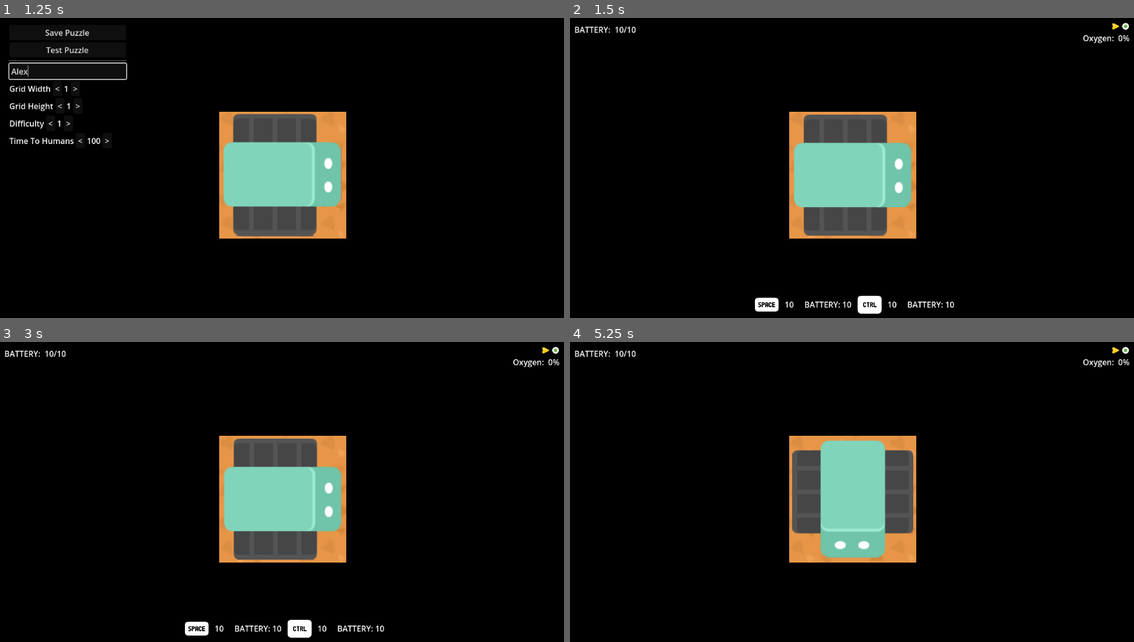
Above: before the commit, frames 1-4 (two rows, left to right).
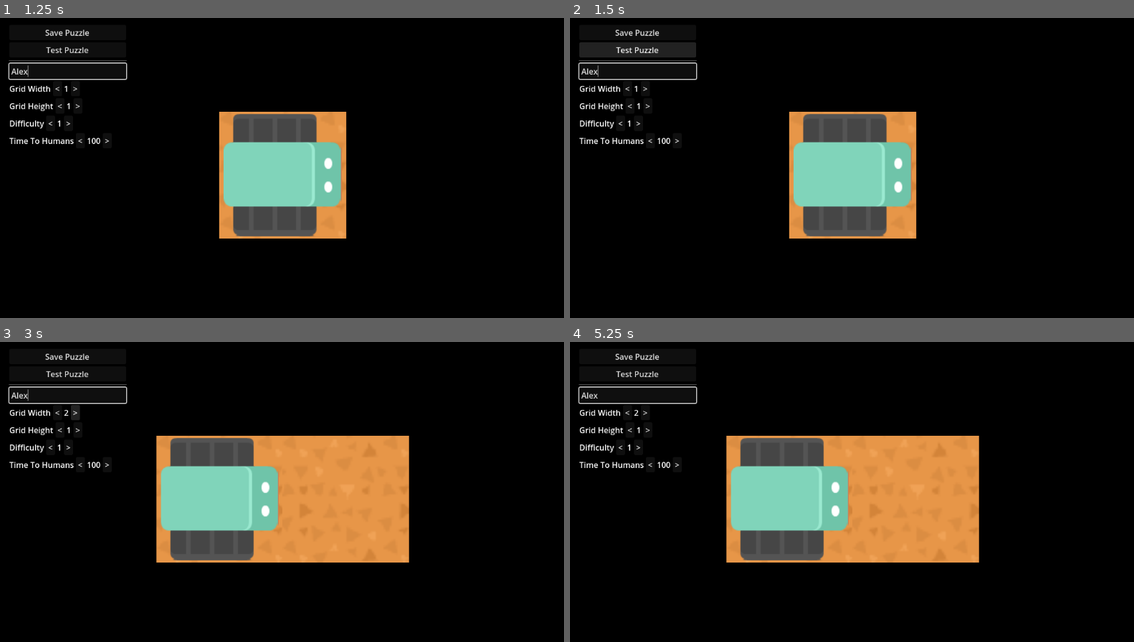
Above: after the commit, the same moments.

Repository: bardunbar/galway-game-jam-23
Game: Godot game, scene res://screens/puzzle_editor/puzzle_editor.tscn
The game is run twice, just before and just after one commit, with the same random seed, the same clock (stepped at 60 frames per second) and the same inputs. This scene is started directly instead of the project's main scene.
Inputs (mouse positions are in pixels of both pictures, inside the frame that each line leads up to):
- Up to frame 1 (1.25 s): click (67, 72) at 0.52 s; type "Alex" at 0.6 s
- Up to frame 2 (1.5 s): click "Test Puzzle" at 1.25 s
- Up to frame 3 (3 s): click (56, 414) at 2 s, where only the run after the commit has a clickable "<"; click (73, 414) at 2.75 s, where only the run after the commit has a clickable ">"
- Up to frame 4 (5.25 s): click (637, 357) at 3.5 s, where only the run after the commit has a clickable "Save Puzzle"; tap Enter at 4.25 s; move the mouse to (852, 498) at 4.27 s; hold Right (move_right) 4.28-5.03 s; tap Space (Action_1) at 4.35, 5 s; click (852, 498) at 4.42 s; move the mouse to (739, 516) at 5.02 s; hold Down (move_down) from 5.03 s (still down); tap Ctrl (Action_2) at 5.1 s

Frame 1 is identical in both runs. In frame 2, 3.3% of the frame differs, in the area x 0-100%, y 1-99%; in frame 3, 17%; in frame 4, 18%, in the area x 0-100%, y 1-74%.

Commit message:
Remove circular dependency

Diff:
--- a/project/screens/puzzle_editor/puzzle_editor.gd
+++ b/project/screens/puzzle_editor/puzzle_editor.gd
@@ -2,7 +2,7 @@
 extends Node2D
 
 @export var play_menu: PackedScene
-@export var game_scene: PackedScene
+# @export var game_scene: PackedScene
 @export var tile_button_class: PackedScene
 @onready var grid:Grid = $Grid
 @onready var interface_layer: CanvasLayer = %InterfaceLayer
@@ -32,7 +32,7 @@
 func _on_test_button_pressed() -> void:
 	TileGlobals.cur_testing_level = _generate_level()
 	TileGlobals.test_passed = false
-	get_tree().change_scene_to_packed(game_scene)
+	# get_tree().change_scene_to_packed(game_scene)
 
 func _on_save_button_pressed() -> void:
 	var resource = _generate_level()
--- a/project/screens/puzzle_editor/puzzle_editor.tscn
+++ b/project/screens/puzzle_editor/puzzle_editor.tscn
@@ -4,7 +4,6 @@
 [ext_resource type="PackedScene" uid="uid://c4oy6yui5ffhj" path="res://screens/play_menu/play_menu_scene.tscn" id="2_a1cpp"]
 [ext_resource type="PackedScene" uid="uid://dokrrfb2rfisg" path="res://screens/game/grid/grid.tscn" id="2_ajwto"]
 [ext_resource type="PackedScene" uid="uid://c43y5ruhaatip" path="res://screens/puzzle_editor/Widgets/Rotator.tscn" id="2_iyvlx"]
-[ext_resource type="PackedScene" uid="uid://cfnef885bvt5u" path="res://screens/game/game_scene.tscn" id="3_06gtn"]
 [ext_resource type="Script" uid="uid://cu84ydqg74gso" path="res://screens/game/camera_2d.gd" id="3_ajwto"]
 [ext_resource type="PackedScene" uid="uid://dbcqfyn708l1y" path="res://screens/puzzle_editor/Widgets/TileButton.tscn" id="3_rt0ye"]
 [ext_resource type="Texture2D" uid="uid://dxu06wcr35n26" path="res://assets/textures/spritesheet_robotsTop.png" id="5_raffu"]
@@ -12,7 +11,6 @@
 [node name="PuzzleEditor" type="Node2D"]
 script = ExtResource("1_pbx64")
 play_menu = ExtResource("2_a1cpp")
-game_scene = ExtResource("3_06gtn")
 tile_button_class = ExtResource("3_rt0ye")
 
 [node name="InterfaceLayer" type="CanvasLayer" parent="."]
